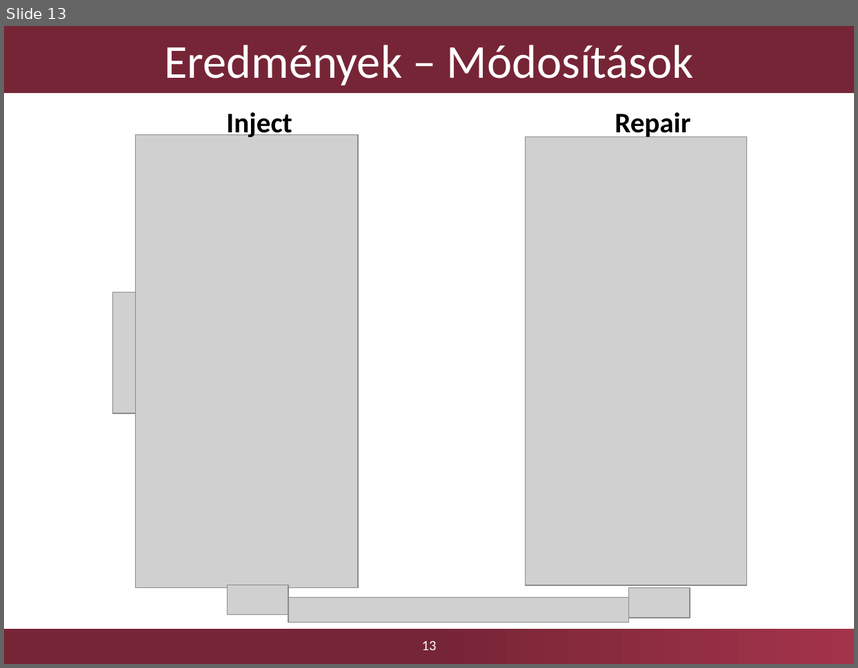
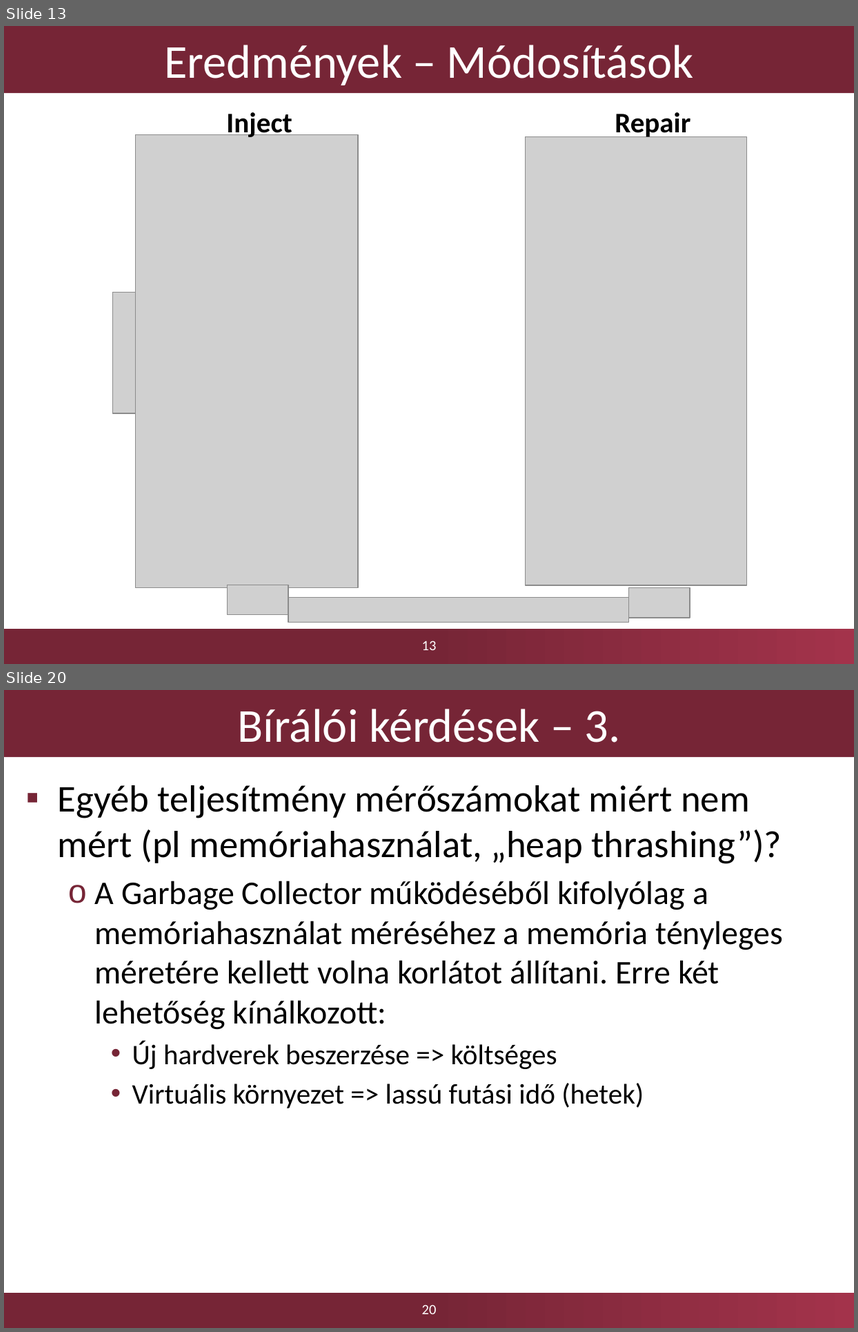
Before and after one commit to Kreestof/szakdolgozat-presentation, a slide deck: Dobosy_Kristof_szakdolgozat_2017_GraphEngine_0.pptx. Shown one above the other, each under a label of ours: slide 13 before the commit, slides 13 and 20 after it; the slides between them are not shown. The pictures are 858x668 and 858x1332 pixels, drawn with LibreOffice and Linux fonts; fonts in the diff are those of the drawing; grey boxes stand for pictures; background and template pictures are left out. Boxes give left, top, right and bottom in pixels: in the first picture for what was removed or moved away, otherwise in the second. Text is boxed around its words. In the diff, an @@ line names an element or a change of style, - is before the commit and + after.

```diff
--- a/Dobosy_Kristof_szakdolgozat_2017_GraphEngine_0.pptx
+++ b/Dobosy_Kristof_szakdolgozat_2017_GraphEngine_0.pptx
@@ slide 20 added at bbox=[4, 690, 854, 1328], background #FFFFFF; not listed: 1 template element that a slide beside it also shows @@
@@ title added at bbox=[4, 690, 854, 757], fill #762536, 40 pt, text #FFFFFF @@
+Bírálói kérdések – 3.
@@ text added at bbox=[58, 785, 784, 1108], 28 pt, text #000000 @@
+▪ Egyéb teljesítmény mérőszámokat miért nem mért (pl memóriahasználat, „heap thrashing”)?
+  o A Garbage Collector működéséből kifolyólag a memóriahasználat méréséhez a memória tényleges méretére kellett volna korlátot állítani. Erre két lehetőség kínálkozott:
+    • Új hardverek beszerzése => költséges
+    • Virtuális környezet => lassú futási idő (hetek)
@@ page number added at bbox=[422, 1304, 437, 1314], 12 pt, text #FFFFFF @@
+20
```
Also in this commit, not shown: 6 slides changed, 4 other slides added, 1 slide removed.
